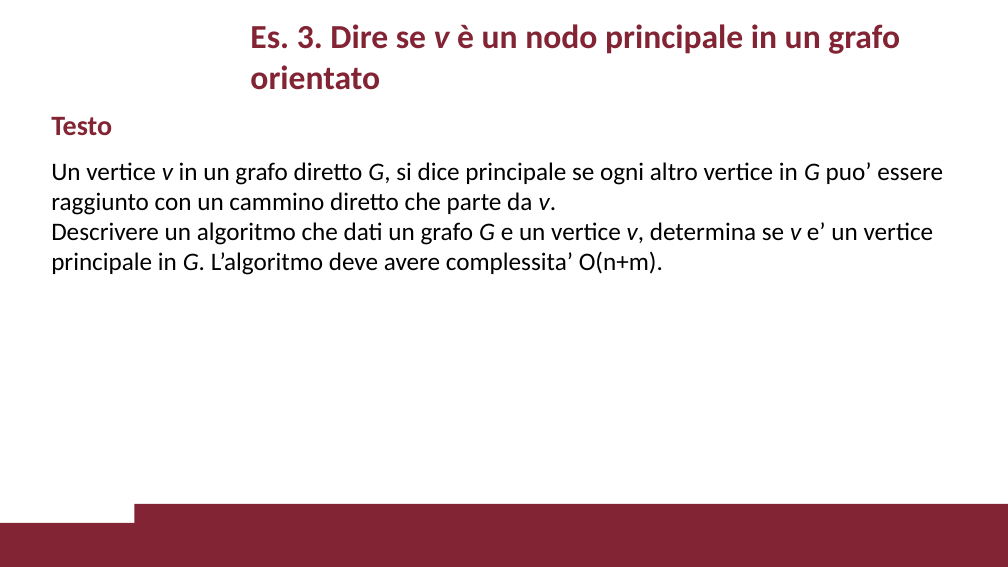
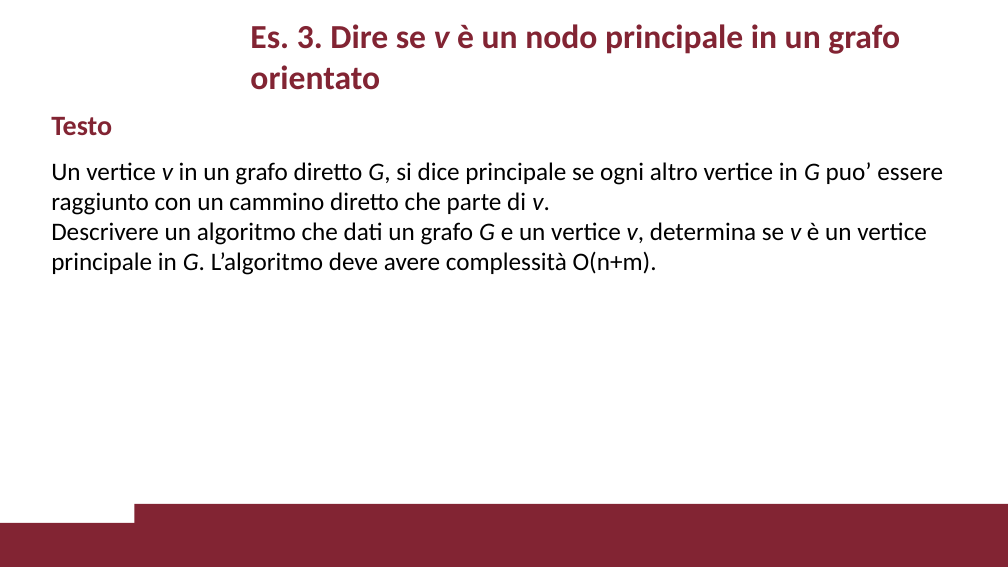
Before and after one commit to VincenzoImp/PDA, a slide deck: slide 13 of Esercitazione1/Esercitazione1.pptx (slide 10 before the commit). Drawn at 1008x567 pixels with LibreOffice and Linux fonts; fonts in the diff are those of the drawing; background and template pictures are left out. Boxes give left, top, right and bottom in pixels: in the first picture for what was removed or moved away, otherwise in the second. Text is boxed around its words. In the diff, an @@ line names an element or a change of style, - is before the commit and + after.

```diff
--- a/Esercitazione1/Esercitazione1.pptx
+++ b/Esercitazione1/Esercitazione1.pptx
@@ text at <box>51,162,943,275</box>: text changed @@
-Un vertice v in un grafo diretto G, si dice principale se ogni altro vertice in G puo’ essere raggiunto con un cammino diretto che parte da v.
-Descrivere un algoritmo che dati un grafo G e un vertice v, determina se v e’ un vertice principale in G. L’algoritmo deve avere complessita’ O(n+m).
+Un vertice v in un grafo diretto G, si dice principale se ogni altro vertice in G puo’ essere raggiunto con un cammino diretto che parte di v.
+Descrivere un algoritmo che dati un grafo G e un vertice v, determina se v è un vertice principale in G. L’algoritmo deve avere complessità O(n+m).
```
Also in this commit, not shown: 10 other slides changed, 5 slides added, 4 slides removed, 2 other files.
